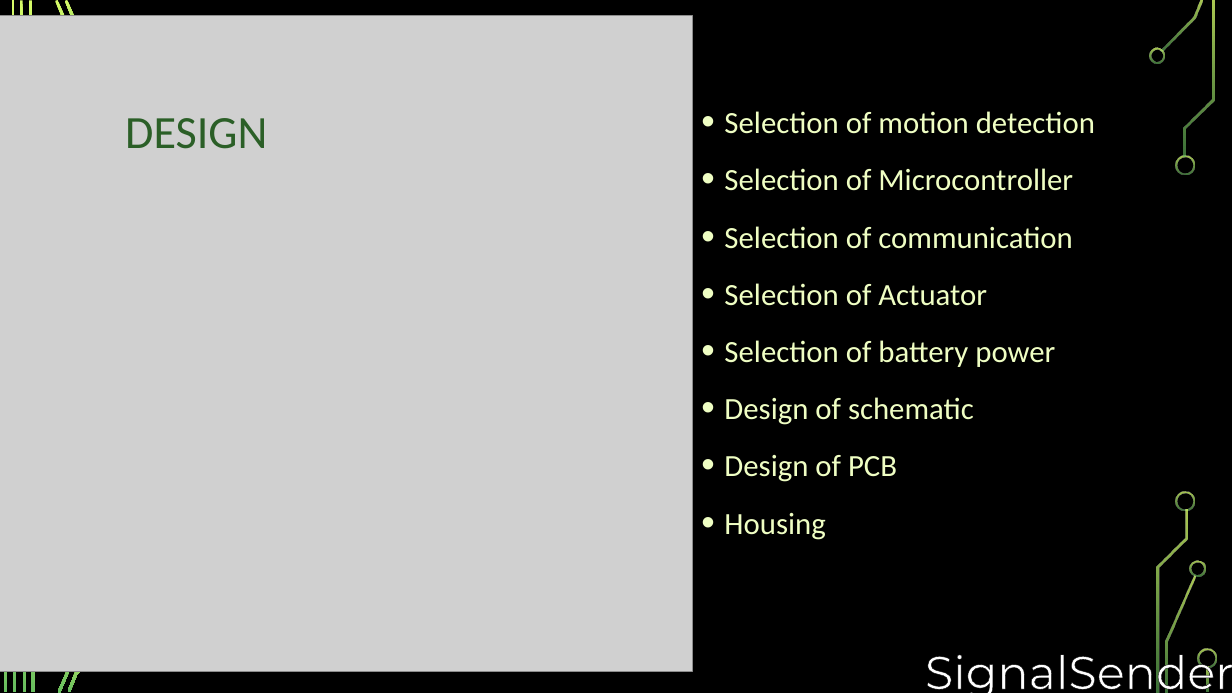
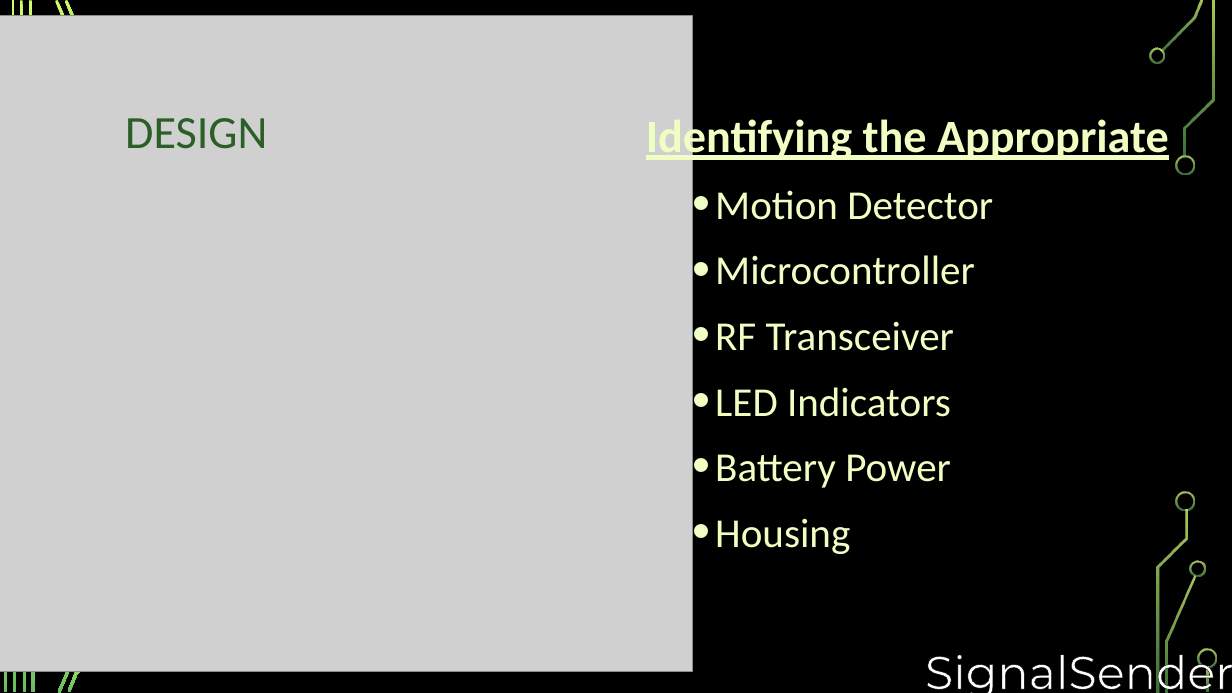
Before and after one commit to djklup/SignalSenders, a slide deck: slide 7 of Project Details/IR Presentation 3.pptx. Drawn at 1232x693 pixels with LibreOffice and Linux fonts; fonts in the diff are those of the drawing; grey boxes stand for pictures; background and template pictures are left out. Boxes give left, top, right and bottom in pixels: in the first picture for what was removed or moved away, otherwise in the second. Text is boxed around its words. In the diff, an @@ line names an element or a change of style, - is before the commit and + after.

```diff
--- a/Project Details/IR Presentation 3.pptx
+++ b/Project Details/IR Presentation 3.pptx
@@ text "Identifying the Appropriate": place and size @@
-text "Identifying the Appropriate" at bbox=[724, 111, 1095, 540]
+text "Identifying the Appropriate" at bbox=[646, 114, 1169, 554]
@@ text at bbox=[646, 114, 1169, 488]: text changed; size 24 to 32 pt @@
-• Selection of motion detection
-• Selection of Microcontroller
-• Selection of communication
-• Selection of Actuator
-• Selection of battery power
-• Design of schematic
-• Design of PCB
+Identifying the Appropriate
+  • Motion Detector
+  • Microcontroller
+  • RF Transceiver
+  • LED Indicators
+  • Battery Power
@@ text at bbox=[715, 518, 850, 554]: size 24 to 32 pt in "Housing"; list level 1 to 2 in "Housing" @@
```
Also in this commit, not shown: 7 other slides changed.
